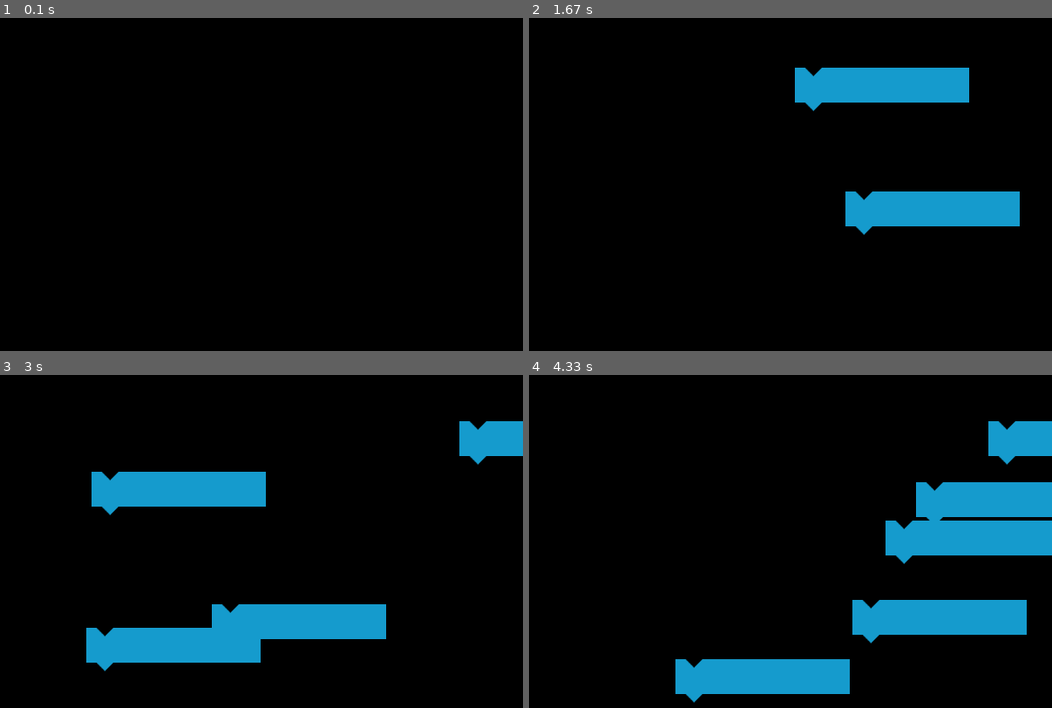
Above: before the commit, frames 1-4 (two rows, left to right).
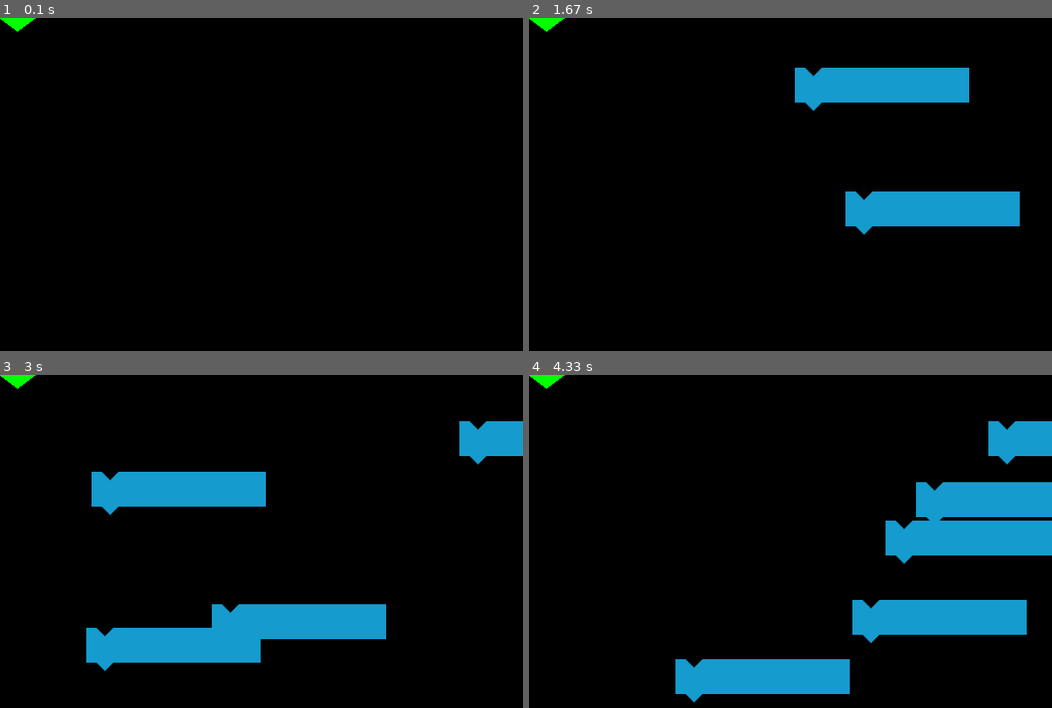
Above: after the commit, the same moments.

Repository: taivop/Monty
Game: pygame game, started from src/main.py
Same seed, same stepped clock (60 frames per second), same inputs: the game is played once before the commit and once after it.
Inputs (mouse positions are in pixels of both pictures, inside the frame that each line leads up to):
- Up to frame 1 (0.1 s): no input
- Up to frame 2 (1.67 s): press the mouse at (664, 194) at 0.37 s; move the mouse to (753, 231) at 0.47 s; release the mouse at (842, 271) at 0.6 s; press the mouse at (842, 271) at 0.7 s; move the mouse to (842, 274) at 0.8 s; release the mouse at (837, 281) at 0.93 s; press the mouse at (842, 271) at 1.03 s; move the mouse to (842, 231) at 1.13 s; release the mouse at (842, 191) at 1.27 s; press the mouse at (842, 271) at 1.37 s; move the mouse to (816, 167) at 1.47 s; release the mouse at (795, 67) at 1.6 s
- Up to frame 3 (3 s): press the mouse at (313, 548) at 1.7 s; move the mouse to (261, 574) at 1.8 s; release the mouse at (209, 604) at 1.93 s; press the mouse at (313, 548) at 2.03 s; move the mouse to (198, 588) at 2.13 s; release the mouse at (83, 628) at 2.27 s; press the mouse at (266, 424) at 2.37 s; move the mouse to (360, 421) at 2.47 s; release the mouse at (460, 421) at 2.6 s; press the mouse at (266, 424) at 2.7 s; move the mouse to (177, 448) at 2.8 s; release the mouse at (94, 471) at 2.93 s
- Up to frame 4 (4.33 s): press the mouse at (612, 628) at 3.03 s; move the mouse to (764, 554) at 3.13 s; release the mouse at (916, 481) at 3.27 s; press the mouse at (612, 628) at 3.37 s; move the mouse to (748, 574) at 3.47 s; release the mouse at (884, 521) at 3.6 s; press the mouse at (738, 604) at 3.7 s; move the mouse to (706, 631) at 3.8 s; release the mouse at (675, 658) at 3.93 s; press the mouse at (623, 471) at 4.03 s; move the mouse to (738, 534) at 4.13 s; release the mouse at (853, 601) at 4.27 s

The runs differ from the first frame. In frame 1, 0.1% of the frame differs, in the area x 0-7%, y 0-5%; in frame 2, 0.1%; in frame 3, 0.1%; in frame 4, 0.1%.

Commit message:
Start triangle.

Diff:
--- a/src/gui/klotsid.py
+++ b/src/gui/klotsid.py
@@ -1,7 +1,7 @@
 import pygame
 
 class Block(pygame.sprite.Sprite): # Something we can create and manipulate
-    def __init__(self,color,pos,size): # initialze the properties of the object
+    def __init__(self,color,pos,size): # initialize the properties of the object
         pygame.sprite.Sprite.__init__(self)
         self.color=color
         self.pos=pos
@@ -10,6 +10,23 @@
     def Render(self,screen):
         blockimg = pygame.image.load("../resources/blockimg.png")
         screen.blit(blockimg,(self.pos))
+
+class StartTriangle():
+    def __init__(self,color,top_left_pos,width,height):
+        pygame.sprite.Sprite.__init__(self)
+        self.color = color
+        self.x = top_left_pos[0]
+        self.y = top_left_pos[1]
+        self.height = height
+        self.width = width
+
+    def Render(self,screen):
+        point_top_left = [self.x, self.y]
+        point_top_right = [self.x + self.width, self.y]
+        point_bottom = [self.x + self.width / 2, self.y + self.height]
+        points = [point_top_left, point_top_right,point_bottom]
+        pygame.draw.polygon(screen, self.color, points, 0)
+
 
 def main(): # Where we start
     screen=pygame.display.set_mode((600,400))
@@ -37,11 +54,13 @@
 
         if MousePressed==True:
             for item in RenderList: # search all items
-                if (pos[0]>=(item.pos[0]-item.size) and
-                    pos[0]<=(item.pos[0]+item.size) and
-                    pos[1]>=(item.pos[1]-item.size) and
-                    pos[1]<=(item.pos[1]+item.size) ): # inside the bounding box
-                    Target=item # "pick up" item
+                #print(item.__class__.__name__)
+                if item.__class__.__name__ == 'Block':
+                    if (pos[0]>=(item.pos[0]-item.size) and
+                        pos[0]<=(item.pos[0]+item.size) and
+                        pos[1]>=(item.pos[1]-item.size) and
+                        pos[1]<=(item.pos[1]+item.size) ): # inside the bounding box
+                        Target=item # "pick up" item
 
             if Target is None: # didn't find any?
                 Target=Block((0,0,255),pos,50) # create a new one
@@ -53,6 +72,9 @@
         if MouseReleased:
             Target=None # Drop item, if we have any
 
+        triangle=StartTriangle((0,255,0),[0,0], 40,15) # create a new one
+        RenderList.append(triangle) # add to list of things to draw
+
         for item in RenderList:
             item.Render(screen) # Draw all items
 
